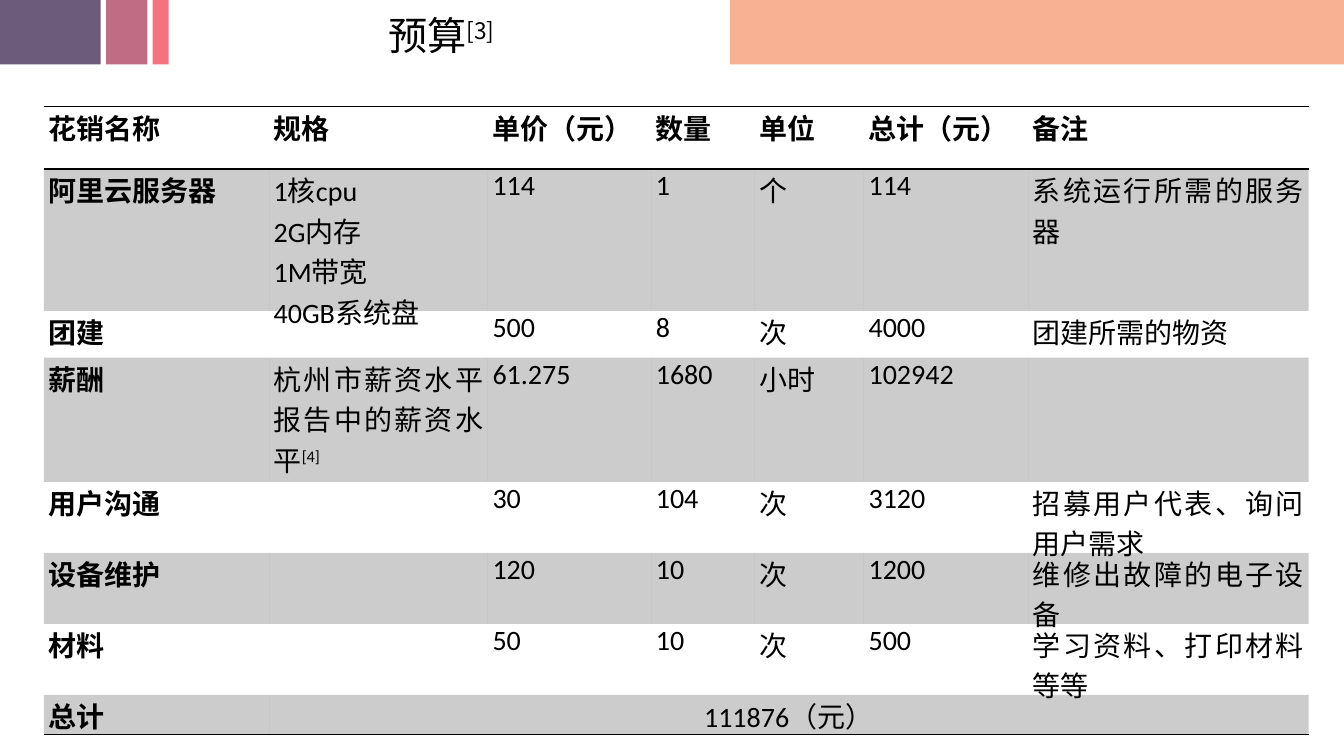
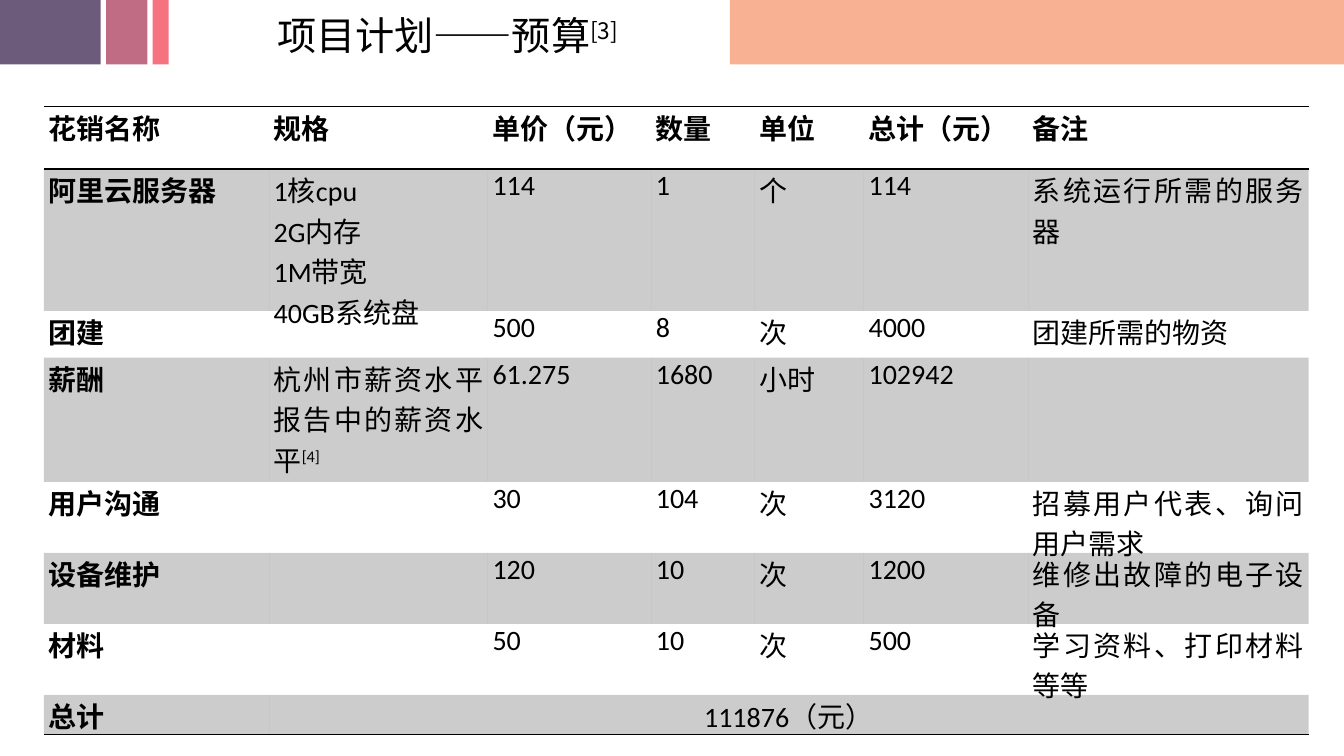
Before and after one commit to SRA2021-G04/project, a slide deck: slide 16 of PPT/SRA2021-G04-项目计划展示0.0.1.pptx (slide 15 before the commit). Drawn at 1344x756 pixels with LibreOffice and Linux fonts; fonts in the diff are those of the drawing; background and template pictures are left out. Boxes give left, top, right and bottom in pixels: in the first picture for what was removed or moved away, otherwise in the second. Text is boxed around its words. In the diff, an @@ line names an element or a change of style, - is before the commit and + after.

Commit message:
版本管理文档，需求工程项目计划，甘特图，PPT等更新

```diff
--- a/PPT/SRA2021-G04-项目计划展示0.0.1.pptx
+++ b/PPT/SRA2021-G04-项目计划展示0.0.1.pptx
@@ text at [277, 17, 618, 53]: text changed @@
-预算[3]
+项目计划——预算[3]
```
Also in this commit, not shown: 14 other slides changed, 6 slides added, 6 slides removed, 18 other files.
